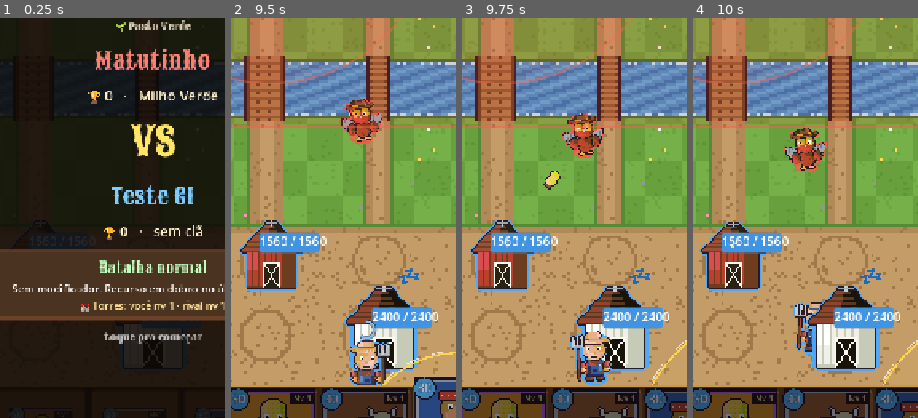
Above: before the commit, frames 1-4 (left to right).
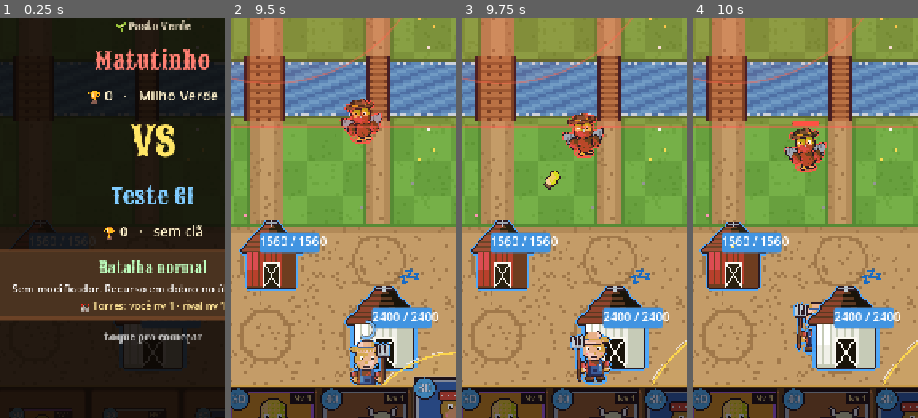
Above: after the commit, the same moments.

Repository: Generadevde/farmarena
Game: Godot game, scene res://ci/battle_test.tscn
The game is run twice, just before and just after one commit, with the same random seed, the same clock (stepped at 60 frames per second) and the same inputs. This scene is started directly instead of the project's main scene. The engine's default icon, where the game draws it, is replaced by a stand-in: a white triangle on a blue panel in a dark square.
Inputs (mouse positions are % of the whole screen's width and height, from its top left):
- Up to frame 1 (0.25 s): no input
- Up to frame 2 (9.5 s): tap Enter at 0.5 s; move the mouse to (72, 45) at 0.52 s; click (72, 45) at 0.67 s; click "←" at 1.25 s; click "Continuar jogando" at 2 s; click "Milho Pipoqueiro" at 2.75 s; click "Vaca Brava" at 3.5 s; click "Molecada do Estilingue" at 4.25 s; click "Canhão de Pipoca" at 5 s; click "←" at 5.75 s; click "Continuar jogando" at 6.5 s; click "Milho Pipoqueiro" at 7.25 s; click "Vaca Brava" at 8 s; click "Molecada do Estilingue" at 8.75 s
- Up to frame 3 (9.75 s): click "Canhão de Pipoca" at 9.5 s
- Up to frame 4 (10 s): no input
The pictures show only the part of the screen within x 16-66%, y 32-82%; the shares and areas given below are measured in that part.

Frames 1-3 are identical in both runs. In frame 4, 0.2% of the frame differs, in the area x 44-57%, y 25-27%.

Commit message:
Escudo segura inteiro o golpe que quebra ele (igual no Clash)
- Antes o dano que sobrava passava pra vida: tropa de 1 de vida + 1 de escudo morria na bomba.
  Agora o golpe que quebra o escudo é absorvido inteiro; o seguinte acerta a vida.
- Resumo do feitiço contava 2 pulsos em 0,6s / 0,2s por arredondamento; agora conta 3.
- Testes dos dois.

Co-Authored-By: Claude Fable 5.2 <noreply@anthropic.com>
Claude-Session: https://claude.ai/code/session_01F2c9wwKpd4XWAaAeM55Dzi

Diff:
--- a/Scripts/unit_base.gd
+++ b/Scripts/unit_base.gd
@@ -2287,12 +2287,16 @@
 	_last_damage_time = GameManager.game_time
 
 	# escudo absorve o que sobrar
+	# ESCUDO (igual no Clash): o golpe que QUEBRA o escudo é segurado inteiro -- o que sobra do
+	# dano não passa pra vida. Antes passava: tropa de 1 de vida + 1 de escudo morria na bomba.
 	if current_shield > 0:
-		var absorbed = min(current_shield, amount)
-		current_shield -= absorbed
-		amount -= absorbed
-		if amount <= 0:
-			return
+		var broke = amount >= current_shield
+		current_shield = maxi(current_shield - int(ceil(amount)), 0)
+		if broke and Regras.on("visual") and is_inside_tree():
+			Fx.ring(get_parent(), position, 18.0 * _visual_scale, Color(0.6, 0.85, 1.0), 0.3)
+			Fx.text(get_parent(), position + Vector2(0, -26.0 * _visual_scale), "ESCUDO!", Color(0.6, 0.85, 1.0), 0.7)
+		_refresh_bar()
+		return
 
 	current_hp = clamp(current_hp - amount, 0, stats.hp)
 	$ProgressBar.value = current_hp
--- a/ci/battle_test.gd
+++ b/ci/battle_test.gd
@@ -2739,6 +2739,21 @@
 				lay_bad.append("%s sozinho no meio" % bn)
 	_check("bots usam os pontos novos da base", lay_bad.is_empty() and seen_points.size() >= 6, "pontos usados %s, problemas %s" % [str(seen_points.keys()), str(lay_bad.slice(0, 3))])
 
+	# escudo segura inteiro o golpe que quebra ele: 1 de vida + 1 de escudo sobrevive à bomba
+	await _wipe()
+	u = (await _put_card(_make({"hp": 1, "has_shield": true, "shield_amount": 1, "shield_recharge_time": 0.0, "move_speed": 0.0}), P, mid + Vector2(0, 40)))[0]
+	u.take_damage(500)
+	var alive_after_bomb = is_instance_valid(u) and u.current_hp == 1 and u.current_shield == 0
+	if is_instance_valid(u):
+		u.take_damage(1)
+	await get_tree().create_timer(0.3).timeout
+	_check("escudo segura o golpe que quebra ele (e o próximo mata)", alive_after_bomb and (!is_instance_valid(u) or u.current_hp <= 0 or u.is_queued_for_deletion()), "viva depois da bomba? %s" % str(alive_after_bomb))
+	# feitiço de 3 golpes seguidos (duração 0,6 / intervalo 0,2) e a conta do resumo
+	var arrows = SpellData.new()
+	arrows.duration = 0.6
+	arrows.tick_interval = 0.2
+	_check("resumo do feitiço conta 3 pulsos em 0,6s / 0,2s", Regua.spell_pulses(arrows) == 3, str(Regua.spell_pulses(arrows)))
+
 	# --- AS NOVAS
 	# vários avanços (bandida): avança mais de uma vez no mesmo alvo
 	await _wipe()
--- a/creator/regua.gd
+++ b/creator/regua.gd
@@ -170,7 +170,8 @@
 
 ## quantas vezes o feitiço bate (1 se for instantâneo)
 static func spell_pulses(sp: SpellData) -> int:
-	return int(maxf(1.0, sp.duration / maxf(0.05, sp.tick_interval))) if sp.duration > 0.0 else 1
+	# (+0.001: 0,6 / 0,2 dá 2,9999 na conta do computador e virava 2 pulsos em vez de 3)
+	return int(maxf(1.0, sp.duration / maxf(0.05, sp.tick_interval) + 0.001)) if sp.duration > 0.0 else 1
 
 
 ## padrão dos feitiços do jogo: dano total por custo, cura total por custo e raio (medianas)
